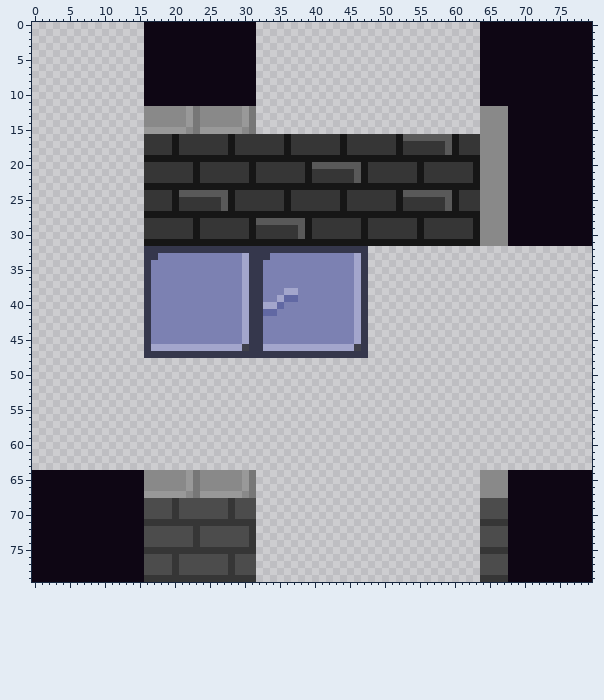
Sprite sheet, stored at sprites/spr_t_wall_tiles/da49478d-c6ee-4c92-b6eb-a3c43b4b2533.png. Above, as it was before the edit.
The file is 80x80 pixels. Colours within 5 levels of each other are drawn and written as one.
Now the later version:
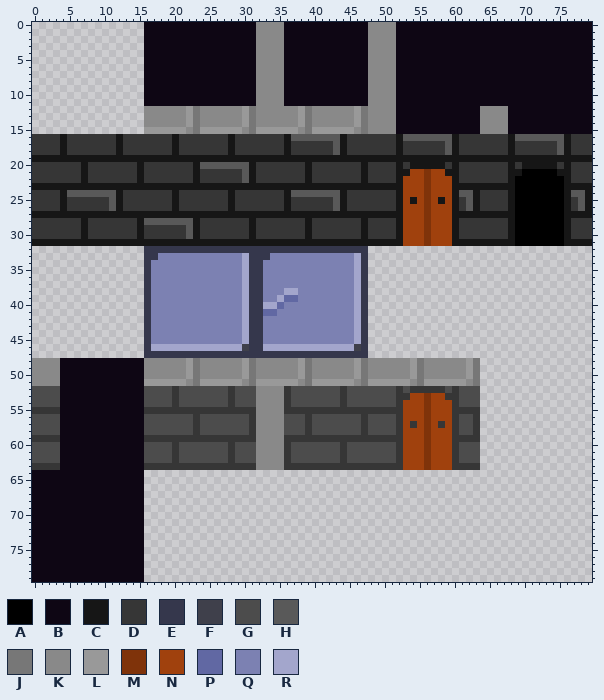
Palette (. is transparent): A #000000  B #0e0614  C #161616  D #363636  E #35374c  F #3f404b  G #4c4c4c  H #595959  J #777777  K #898989  L #999999  M #7f330a  N #a0410d  P #6168a3  Q #7c81b2  R #a3a6cc
Change:
Changed rows in their new state; - is an unchanged pixel.
first column x 0:
 0 --------------------------------KKKKBBBBBBBBBBBBKKKKBBBBBBBBBBBB----------------
 1 --------------------------------KKKKBBBBBBBBBBBBKKKKBBBBBBBBBBBB----------------
 2 --------------------------------KKKKBBBBBBBBBBBBKKKKBBBBBBBBBBBB----------------
 3 --------------------------------KKKKBBBBBBBBBBBBKKKKBBBBBBBBBBBB----------------
 4 --------------------------------KKKKBBBBBBBBBBBBKKKKBBBBBBBBBBBB----------------
 5 --------------------------------KKKKBBBBBBBBBBBBKKKKBBBBBBBBBBBB----------------
 6 --------------------------------KKKKBBBBBBBBBBBBKKKKBBBBBBBBBBBB----------------
 7 --------------------------------KKKKBBBBBBBBBBBBKKKKBBBBBBBBBBBB----------------
 8 --------------------------------KKKKBBBBBBBBBBBBKKKKBBBBBBBBBBBB----------------
 9 --------------------------------KKKKBBBBBBBBBBBBKKKKBBBBBBBBBBBB----------------
10 --------------------------------KKKKBBBBBBBBBBBBKKKKBBBBBBBBBBBB----------------
11 --------------------------------KKKKBBBBBBBBBBBBKKKKBBBBBBBBBBBB----------------
12 --------------------------------KKKKKKLJKKKKKKLJKKKKBBBBBBBBBBBB----------------
13 --------------------------------KKKKKKLJKKKKKKLJKKKKBBBBBBBBBBBB----------------
14 --------------------------------KKKKKKLJKKKKKKLJKKKKBBBBBBBBBBBB----------------
15 --------------------------------LLLLLLKJLLLLLLKJKKKKBBBBBBBBBBBB----------------
16 DDDDCDDDDDDDCDDD---------------------HHHHHHH--------------------DDDDCHHHHHHHCDDD
17 DDDDCDDDDDDDCDDD---------------------------H--------------------DDDDCDDDDDDHCDDD
18 DDDDCDDDDDDDCDDD---------------------------H--------------------DDDDCDDDDDDHCDDD
19 CCCCCCCCCCCCCCCC------------------------------------------------CCCCCCCCCCCCCCCC
20 DDDDDDDCDDDDDDDC--------HHHHHHH---------DDDDDDD-----C-C-CCC-C--DDDDDCDCCCCCDCDDD
21 DDDDDDDCDDDDDDDC--------------H---------------D-----CCNNMNNCC--DDDDDCCAAAAACCDDD
22 DDDDDDDCDDDDDDDC--------------H---------------D-----CNNNMNNNC--DDDDDCAAAAAAACDDD
23 CCCCCCCCCCCCCCCC-------------------------------------NNNMNNN----CCCCCAAAAAAACCCC
24 DDDDCHHHHHHHCDDD-----DDDDDDD---------HHHHHHH---------NNNMNNN-HHCDDDDCAAAAAAACHHC
25 DDDDCDDDDDDHCDDD-----------D---------------H---------NCNMNCN--HCDDDDCAAAAAAACDHC
26 DDDDCDDDDDDHCDDD-----------D---------------H---------NNNMNNN--HCDDDDCAAAAAAACDHC
27 CCCCCCCCCCCCCCCC-------------------------------------NNNMNNN----CCCCCAAAAAAACCCC
28 DDDDDDDCDDDDDDDCHHHHHHH---------DDDDDDD-------------CNNNMNNNC--DDDDDCAAAAAAACDDD
29 DDDDDDDCDDDDDDDC------H---------------D-------------CNNNMNNNC--DDDDDCAAAAAAACDDD
30 DDDDDDDCDDDDDDDC------H---------------D-------------CNNNMNNNC--DDDDDCAAAAAAACDDD
31 CCCCCCCCCCCCCCCC-------------------------------------NNNMNNN----CCCCCAAAAAAACCCC
first column x 0:
48 KKKKBBBBBBBBBBBBKKKKKKLJKKKKKKLJKKKKKKLJKKKKKKLJKKKKKKLJKKKKKKLJ----------------
49 KKKKBBBBBBBBBBBBKKKKKKLJKKKKKKLJKKKKKKLJKKKKKKLJKKKKKKLJKKKKKKLJ----------------
50 KKKKBBBBBBBBBBBBKKKKKKLJKKKKKKLJKKKKKKLJKKKKKKLJKKKKKKLJKKKKKKLJ----------------
51 KKKKBBBBBBBBBBBBLLLLLLKJLLLLLLKJLLLLLLKJLLLLLLKJLLLLLLKJLLLLLLKJ----------------
52 GGGGBBBBBBBBBBBBGGGGDGGGGGGGDGGGKKKKDGGGGGGGDGGGGGGGDGDDDDDGDGGG----------------
53 GGGGBBBBBBBBBBBBGGGGDGGGGGGGDGGGKKKKDGGGGGGGDGGGGGGGDDNNMNNDDGGG----------------
54 GGGGBBBBBBBBBBBBGGGGDGGGGGGGDGGGKKKKDGGGGGGGDGGGGGGGDNNNMNNNDGGG----------------
55 DDDDBBBBBBBBBBBBDDDDDDDDDDDDDDDDKKKKDDDDDDDDDDDDDDDDDNNNMNNNDDDD----------------
56 GGGGBBBBBBBBBBBBGGGGGGGDGGGGGGGDKKKKGGGDGGGGGGGDGGGGDNNNMNNNDGGD----------------
57 GGGGBBBBBBBBBBBBGGGGGGGDGGGGGGGDKKKKGGGDGGGGGGGDGGGGDNDNMNDNDGGD----------------
58 GGGGBBBBBBBBBBBBGGGGGGGDGGGGGGGDKKKKGGGDGGGGGGGDGGGGDNNNMNNNDGGD----------------
59 DDDDBBBBBBBBBBBBDDDDDDDDDDDDDDDDKKKKDDDDDDDDDDDDDDDDDNNNMNNNDDDD----------------
60 GGGGBBBBBBBBBBBBGGGGDGGGGGGGDGGGKKKKDGGGGGGGDGGGGGGGDNNNMNNNDGGG----------------
61 GGGGBBBBBBBBBBBBGGGGDGGGGGGGDGGGKKKKDGGGGGGGDGGGGGGGDNNNMNNNDGGG----------------
62 GGGGBBBBBBBBBBBBGGGGDGGGGGGGDGGGKKKKDGGGGGGGDGGGGGGGDNNNMNNNDGGG----------------
63 DDDDBBBBBBBBBBBBDDDDDDDDDDDDDDDDKKKKDDDDDDDDDDDDDDDDDNNNMNNNDDDD----------------
64 ----------------................--------------------------------................
65 ----------------................--------------------------------................
66 ----------------................--------------------------------................
67 ----------------................--------------------------------................
68 ----------------................--------------------------------................
69 ----------------................--------------------------------................
70 ----------------................--------------------------------................
71 ----------------................--------------------------------................
72 ----------------................--------------------------------................
73 ----------------................--------------------------------................
74 ----------------................--------------------------------................
75 ----------------................--------------------------------................
76 ----------------................--------------------------------................
77 ----------------................--------------------------------................
78 ----------------................--------------------------------................
79 ----------------................--------------------------------................
